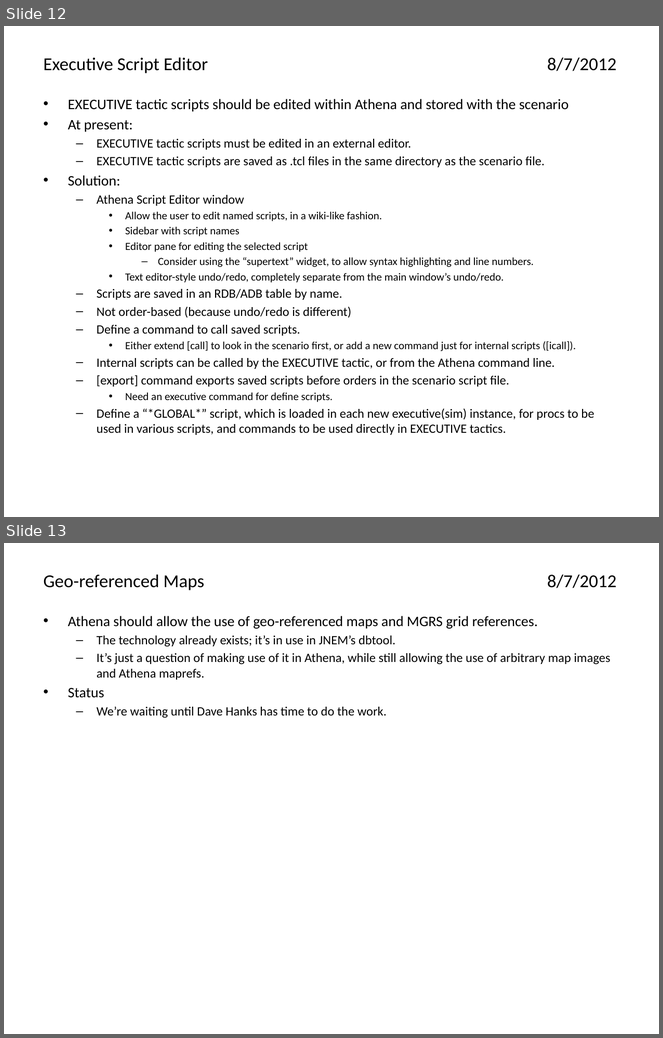
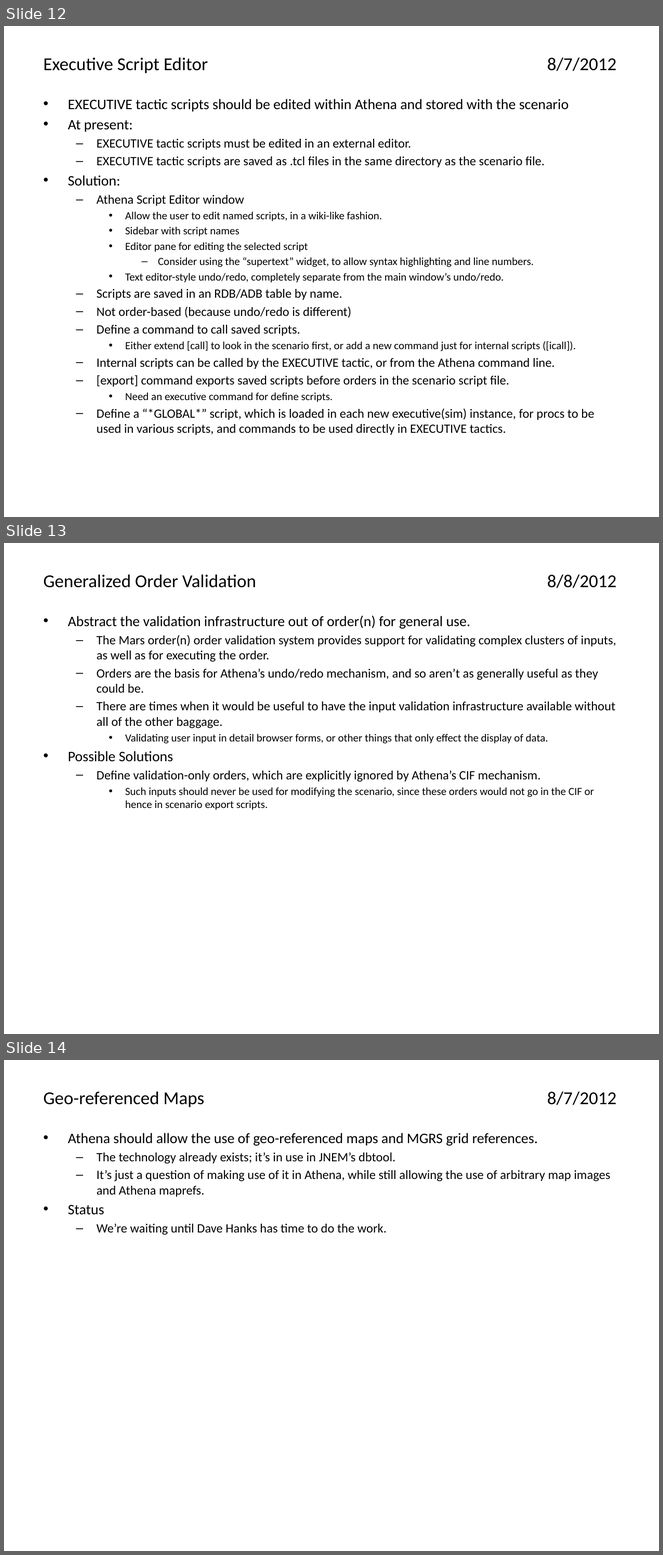
Before and after one commit to AthenaModel/athena-legacy, a slide deck: docs/dev/ideas.pptx. Shown one above the other, each under a label of ours: slides 12 and 13 before the commit, slides 12, 13 and 14 after it. The pictures are 663x1038 and 663x1555 pixels, drawn with LibreOffice and Linux fonts; fonts in the diff are those of the drawing. Boxes give left, top, right and bottom in pixels: in the first picture for what was removed or moved away, otherwise in the second. Text is boxed around its words. In the diff, an @@ line names an element or a change of style, - is before the commit and + after.

Commit message:
More ideas

```diff
--- a/docs/dev/ideas.pptx
+++ b/docs/dev/ideas.pptx
@@ slide 13 added at box(4, 543, 659, 1034), background #FFFFFF @@
@@ title added at box(44, 574, 617, 588), 20 pt, text #000000 @@
+Generalized Order Validation 8/8/2012
@@ text added at box(68, 615, 617, 810), 14 pt, text #000000 @@
+• Abstract the validation infrastructure out of order(n) for general use.
+  – The Mars order(n) order validation system provides support for validating complex clusters of inputs, as well as for executing the order.
+  – Orders are the basis for Athena’s undo/redo mechanism, and so aren’t as generally useful as they could be.
+  – There are times when it would be useful to have the input validation infrastructure available without all of the other baggage.
+    • Validating user input in detail browser forms, or other things that only effect the display of data.
+• Possible Solutions
+  – Define validation-only orders, which are explicitly ignored by Athena’s CIF mechanism.
+    • Such inputs should never be used for modifying the scenario, since these orders would not go in the CIF or hence in scenario export scripts.
@@ what was slide 13 is now slide 14 @@
```
